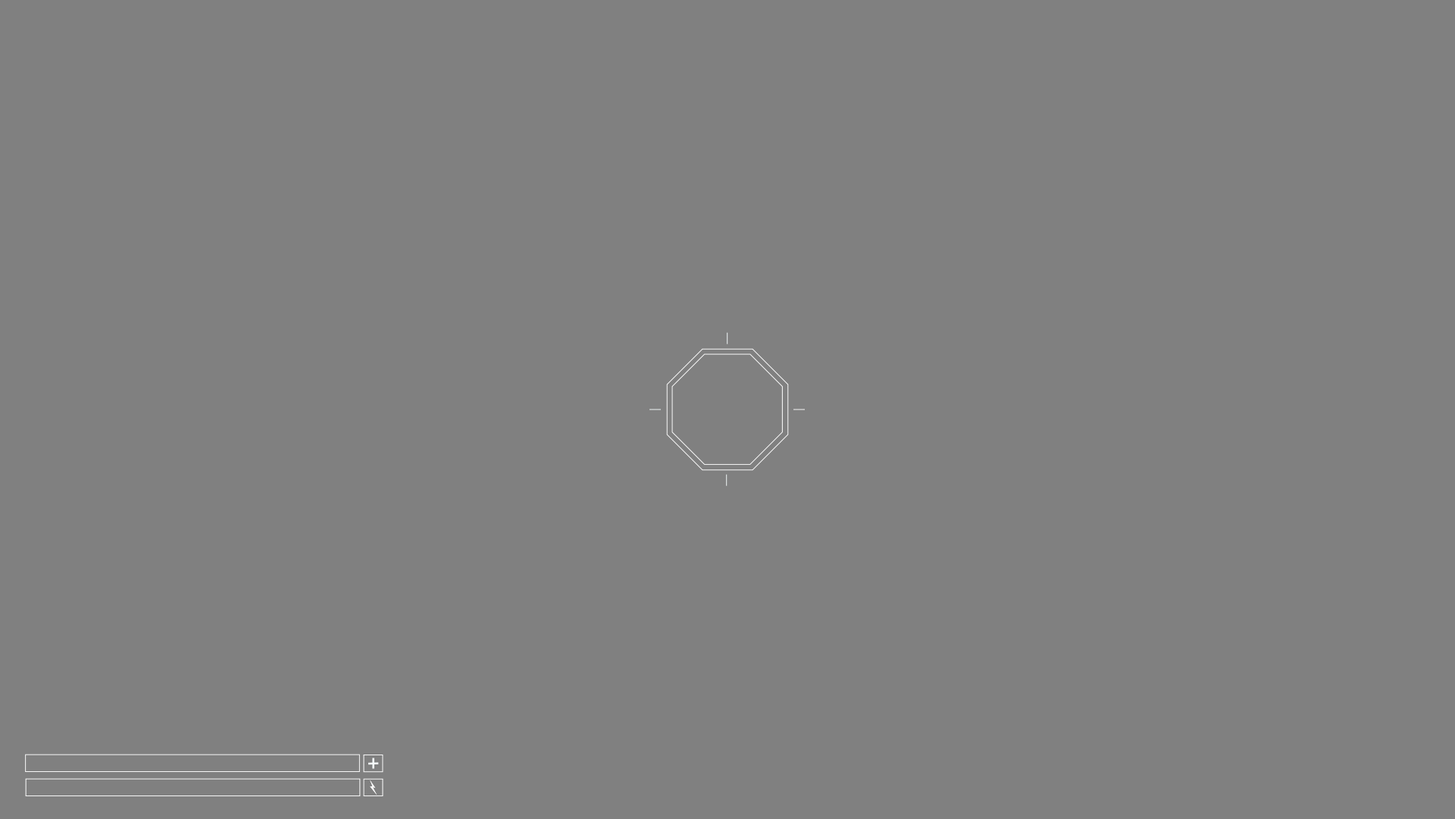
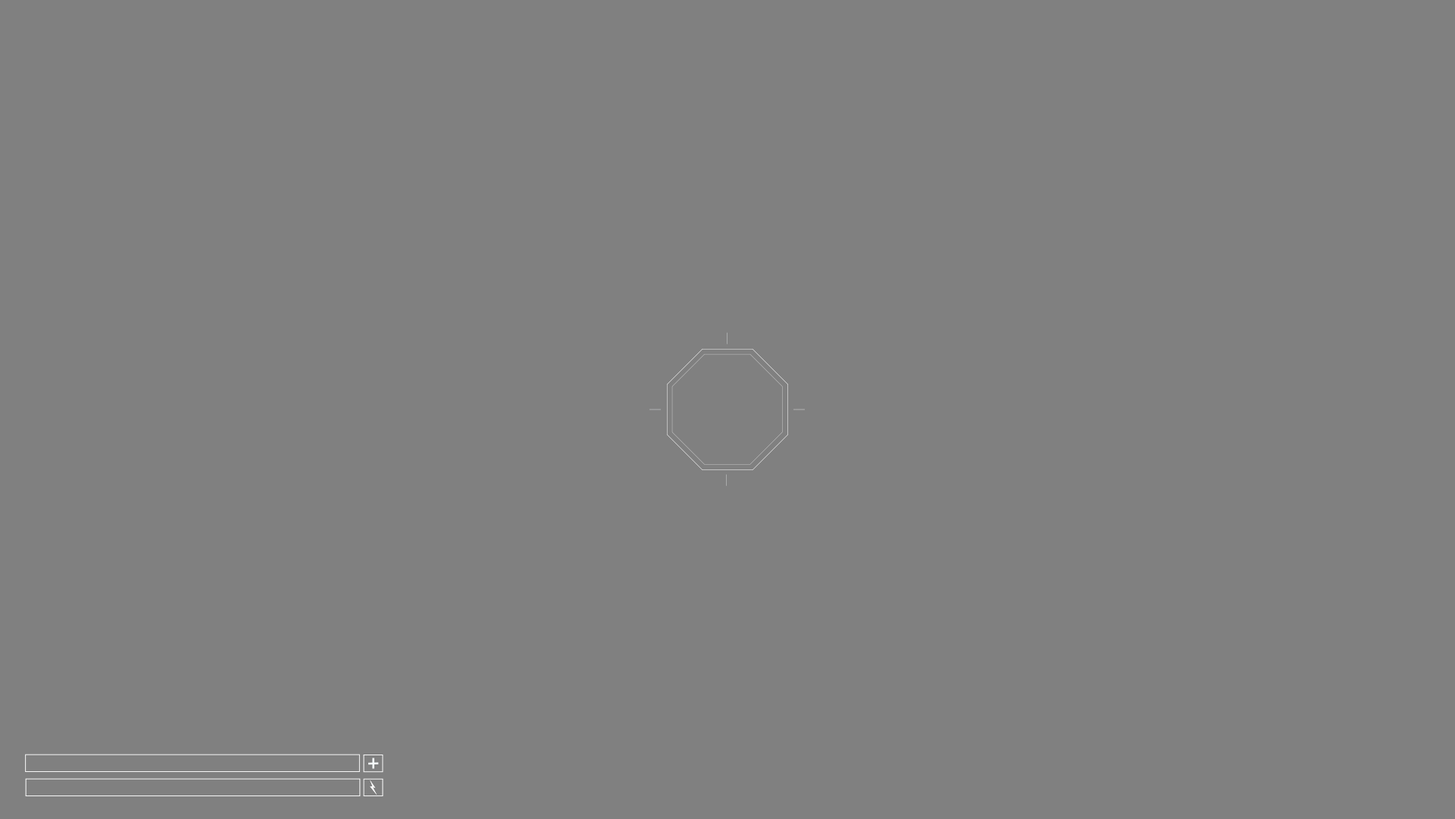
Layers edited between the first and the second 1455×819 image:
painted on "Line 1" (5th of 8, in "Central Shot") over 726, 473, 728, 486
painted on "Line 1" (6th of 8, in "Central Shot") over 726, 331, 729, 345
painted on "Line 1" (7th of 8, in "Central Shot") over 793, 408, 805, 411
painted on "Line 1" (8th of 8, in "Central Shot") over 649, 408, 661, 411
painted on "Center Shot Indicator" over 671, 353, 783, 465
painted on "Center Shot Indicator Outer" over 666, 347, 790, 471
